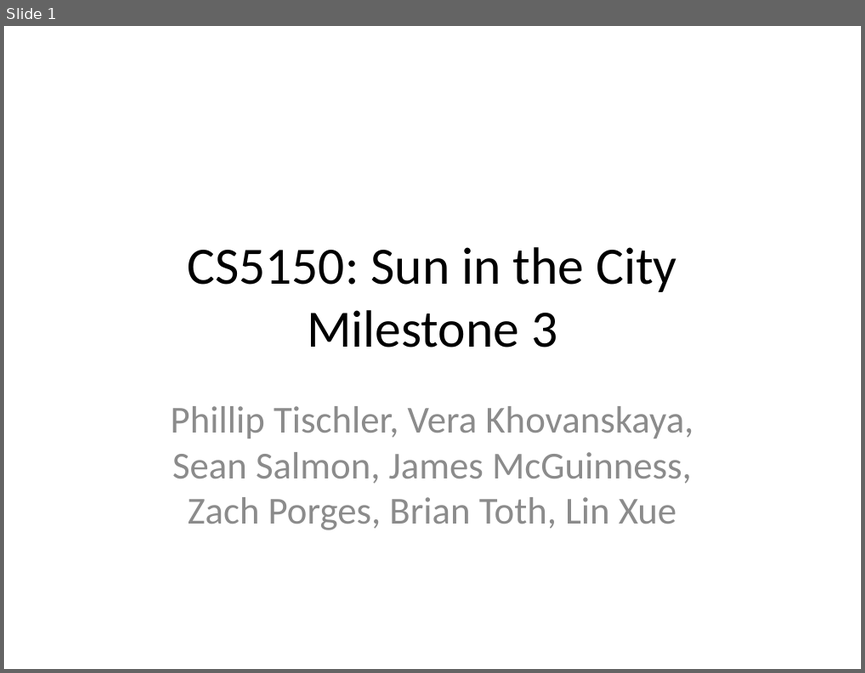
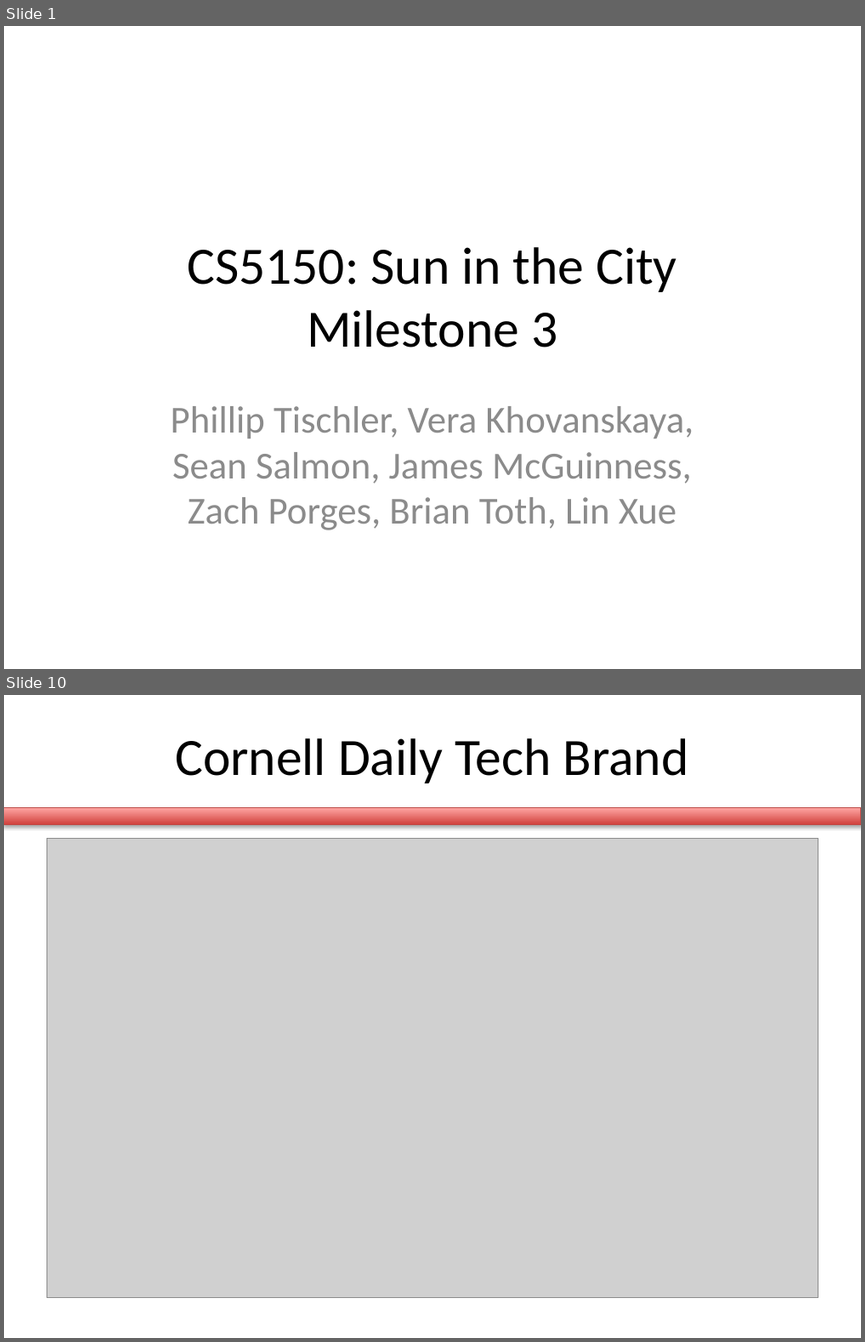
Before and after one commit to briantoth/Sun-in-the-City, a slide deck: se_process/milestone3/milestone3.pptx. Shown one above the other, each under a label of ours: slide 1 before the commit, slides 1 and 10 after it; the slides between them are not shown. The pictures are 865x673 and 865x1342 pixels, drawn with LibreOffice and Linux fonts; fonts in the diff are those of the drawing; grey boxes stand for pictures. Boxes give left, top, right and bottom in pixels: in the first picture for what was removed or moved away, otherwise in the second. Text is boxed around its words. In the diff, an @@ line names an element or a change of style, - is before the commit and + after.

```diff
--- a/se_process/milestone3/milestone3.pptx
+++ b/se_process/milestone3/milestone3.pptx
@@ slide 10 added at (x1=4, y1=695, x2=861, y2=1338), background #FFFFFF @@
@@ title added at (x1=175, y1=738, x2=689, y2=783), 44 pt, text #000000 @@
+Cornell Daily Tech Brand
@@ rectangle added at (x1=4, y1=807, x2=861, y2=824), fill gradient #D1403C to #FFA6A5, outline #BF4C48 0.75 pt @@
@@ picture added at (x1=46, y1=838, x2=818, y2=1298) @@
```
Also in this commit, not shown: 9 slides changed, 25 other slides added, 2 slides removed, 2 other files.
